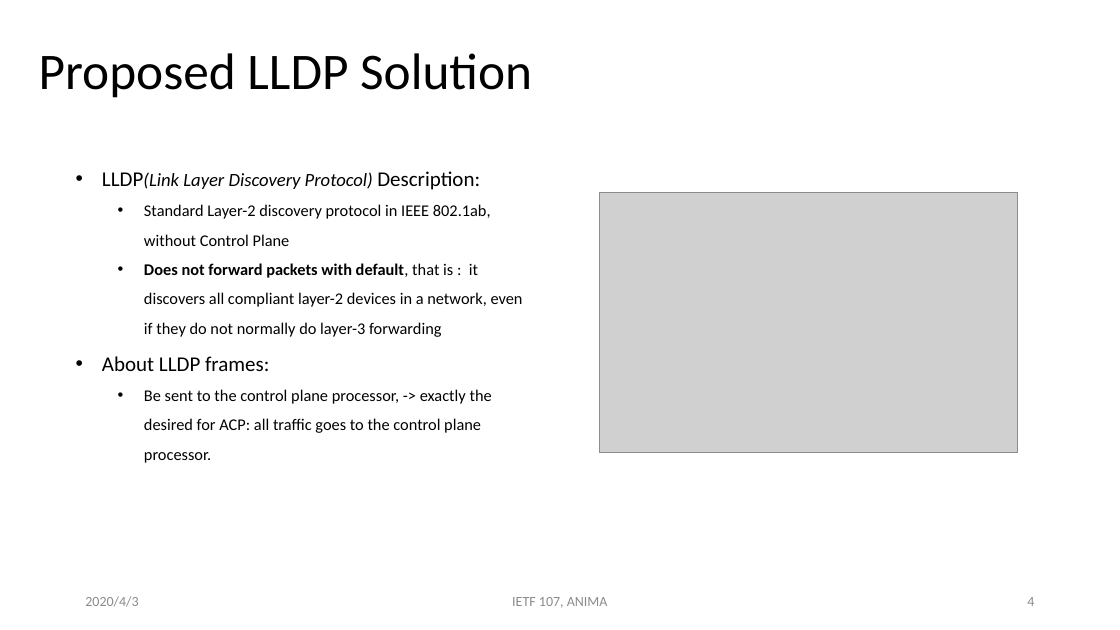
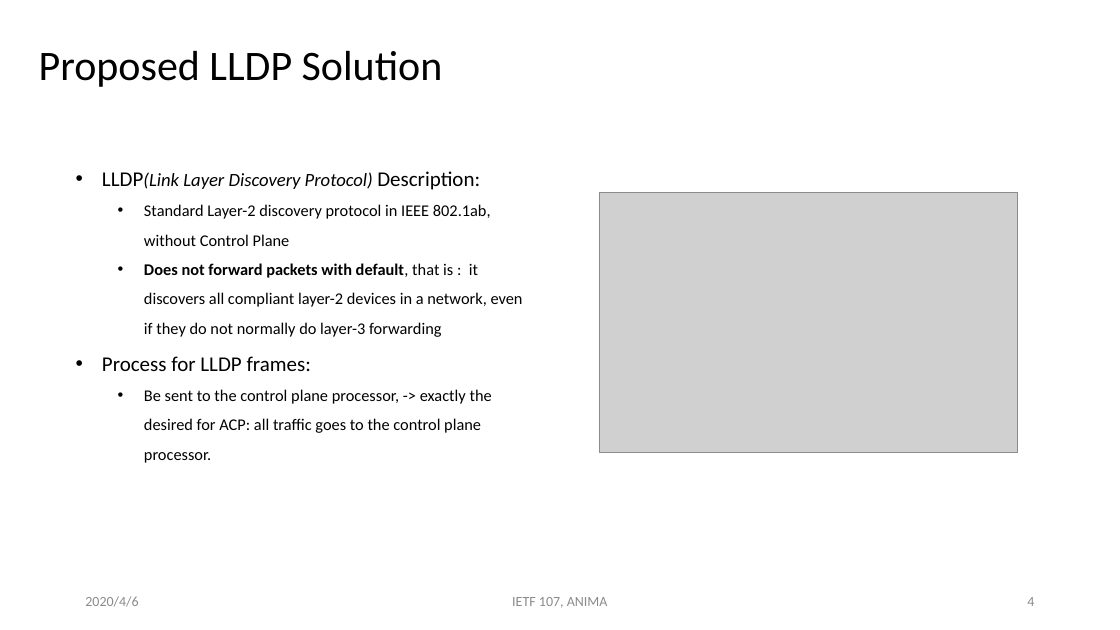
Before and after one commit to mcr/anima-l2friendly-acp, a slide deck: slide 4 of IETF-107-ANIMA IPv6 over Link-Local Discovery Protocol.pptx. Drawn at 1120x630 pixels with LibreOffice and Linux fonts; fonts in the diff are those of the drawing; grey boxes stand for pictures. Boxes give left, top, right and bottom in pixels: in the first picture for what was removed or moved away, otherwise in the second. Text is boxed around its words. In the diff, an @@ line names an element or a change of style, - is before the commit and + after.

```diff
--- a/IETF-107-ANIMA IPv6 over Link-Local Discovery Protocol.pptx
+++ b/IETF-107-ANIMA IPv6 over Link-Local Discovery Protocol.pptx
@@ text "Proposed LLDP Solution" at (39, 51, 443, 87): size 44 to 36 pt @@
@@ text at (102, 356, 311, 371): text changed @@
-• About LLDP frames:
+• Process for LLDP frames:
@@ text at (85, 596, 138, 607): text changed @@
-2020/4/3
+2020/4/6
```
Also in this commit, not shown: 4 other slides changed.
